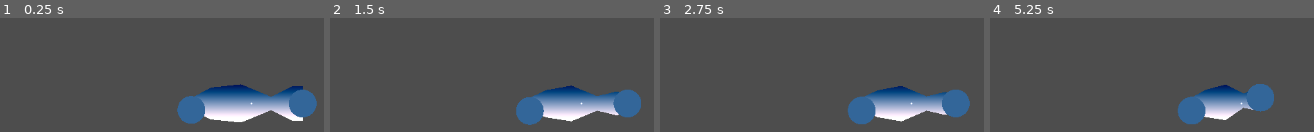
Above: before the commit, frames 1-4 (left to right).
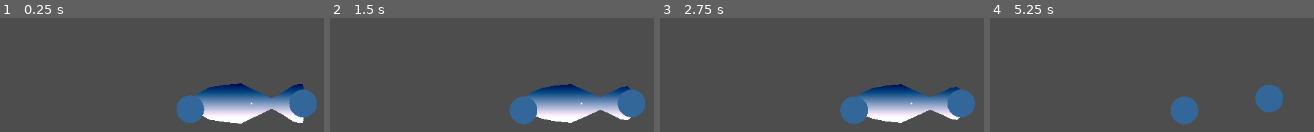
Above: after the commit, the same moments.

Repository: FromAriel/Experiments
Game: Godot game, scene res://scenes/SoftBodyFishPrototype.tscn
Same seed, same stepped clock (60 frames per second), same inputs: the game is played once before the commit and once after it.
Inputs (mouse positions are in pixels of both pictures, inside the frame that each line leads up to):
- Up to frame 1 (0.25 s): no input
- Up to frame 2 (1.5 s): move the mouse to (outside the picture) at 0.52 s; click (outside the picture) at 0.67 s; drag from (outside the picture) to (outside the picture) at 1.27 s
- Up to frame 3 (2.75 s): tap Enter at 2 s; move the mouse to (672, 36) at 2.02 s; click (672, 36) at 2.17 s
- Up to frame 4 (5.25 s): tap Space at 2.75 s; drag from (1281, 103) to (1002, 36) at 2.77 s; move the mouse to (outside the picture) at 3.52 s; click (outside the picture) at 3.67 s; drag from (outside the picture) to (outside the picture) at 4.27 s; move the mouse to (1080, 126) at 5.02 s; click (1080, 126) at 5.17 s

The runs differ from the first frame. In frame 1, 1.0% of the frame differs, in the area x 54-98%, y 57-93%; in frame 2, 2.7%; in frame 3, 3.0%; in frame 4, 5.9%, in the area x 55-91%, y 57-93%.

Commit message:
feat(prototypes): smooth softbody fish

Diff:
--- a/BOIDFIsh/prototypes/softbody_fish/scripts/SoftBodyFish.gd
+++ b/BOIDFIsh/prototypes/softbody_fish/scripts/SoftBodyFish.gd
@@ -14,28 +14,40 @@
 
 const FB_COORDS: Array[Vector2] = [
     Vector2(4, 5.5),
+    Vector2(5, 6.05),
     Vector2(6, 6.6),
-    Vector2(9, 7.0),
+    Vector2(7.5, 6.8),
+    Vector2(9, 7),
+    Vector2(10.5, 6.2),
     Vector2(12, 5.4),
+    Vector2(13, 6.075),
     Vector2(14, 6.75),
-    Vector2(15, 7.0),
-    Vector2(15, 3.0),
+    Vector2(14.5, 6.875),
+    Vector2(15, 7),
+    Vector2(15, 5),
+    Vector2(15, 3),
+    Vector2(14.5, 3.125),
     Vector2(14, 3.25),
+    Vector2(13, 3.925),
     Vector2(12, 4.6),
-    Vector2(9, 3.0),
+    Vector2(10.5, 3.8),
+    Vector2(9, 3),
+    Vector2(7.5, 3.2),
     Vector2(6, 3.4),
+    Vector2(5, 3.95),
     Vector2(4, 4.5),
+    Vector2(4, 5),
     Vector2(4, 5.5)
 ]
 const FB_SCALE: float = 15.0
 const FB_HEAD_IDX: int = 0
-const FB_TAIL_IDXS: Array[int] = [5, 6]
-const FB_DIAGONALS: Array = [[2, 9], [3, 8]]
+const FB_TAIL_IDXS: Array[int] = [10, 12]
+const FB_DIAGONALS: Array = [[4, 18], [6, 16]]
 
-@export var FB_spring_strength_IN: float = 10.0
+@export var FB_spring_strength_IN: float = 8.0
 @export var FB_head_strength_IN: float = 12.0
 @export var FB_tail_strength_IN: float = 8.0
-@export var FB_diag_strength_IN: float = 10.0
+@export var FB_diag_strength_IN: float = 8.0
 @export var FB_radial_strength_IN: float = 5.0
 @export_range(0.5, 1.0, 0.01) var FB_damping_IN: float = 0.9
 @export var FB_gravity_IN: float = 0.0
Not shown, changed: BOIDFIsh/CHANGE_LOG.md
Not shown, changed: BOIDFIsh/TODO.md
